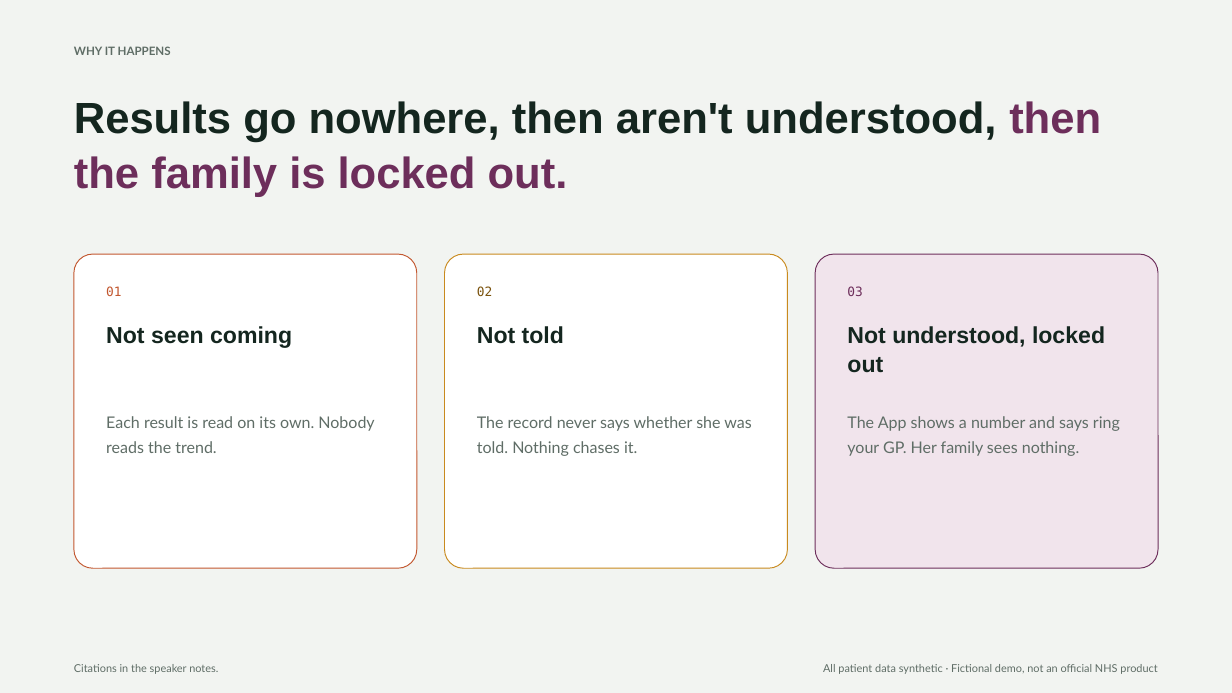
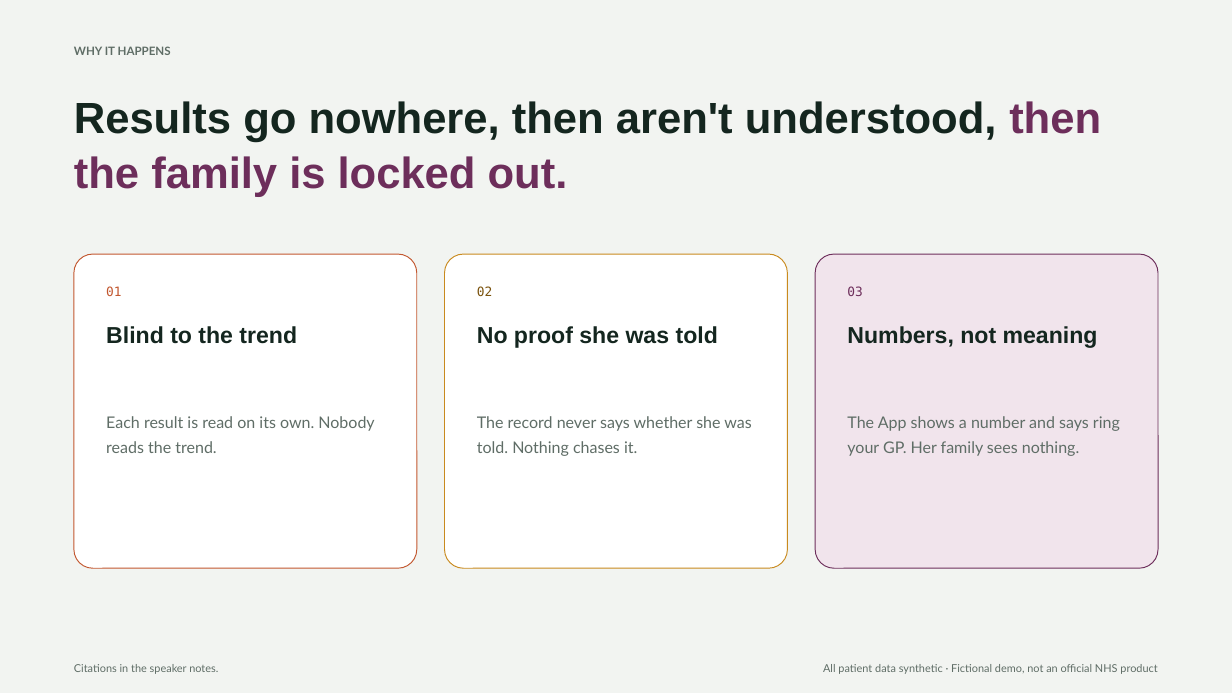
Before and after one commit to h45h1r/anima-openai-hackathon, a slide deck: slide 3 of pitch/CareCircle-pitch.pptx. Drawn at 1232x693 pixels with LibreOffice and Linux fonts; fonts in the diff are those of the drawing. Boxes give left, top, right and bottom in pixels: in the first picture for what was removed or moved away, otherwise in the second. Text is boxed around its words. In the diff, an @@ line names an element or a change of style, - is before the commit and + after.

Commit message:
docs(pitch): distinct headings for the three causes

```diff
--- a/pitch/CareCircle-pitch.pptx
+++ b/pitch/CareCircle-pitch.pptx
@@ text at box(106, 326, 297, 344): text changed @@
-Not seen coming
+Blind to the trend
@@ text at box(477, 326, 718, 348): text changed @@
-Not told
+No proof she was told
@@ text at box(847, 326, 1098, 348): text changed @@
-Not understood, locked out
+Numbers, not meaning
```
Also in this commit, not shown: 3 other files.
